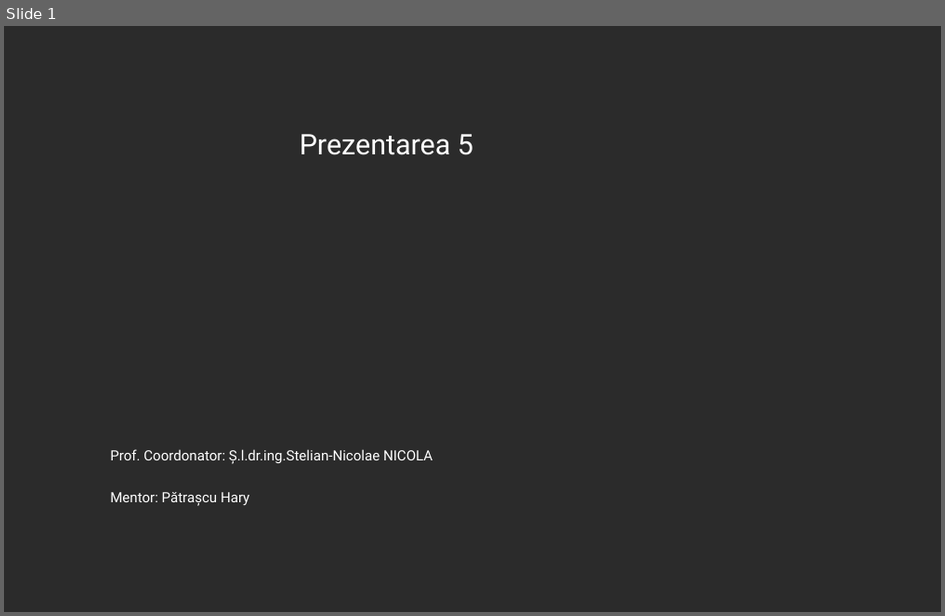
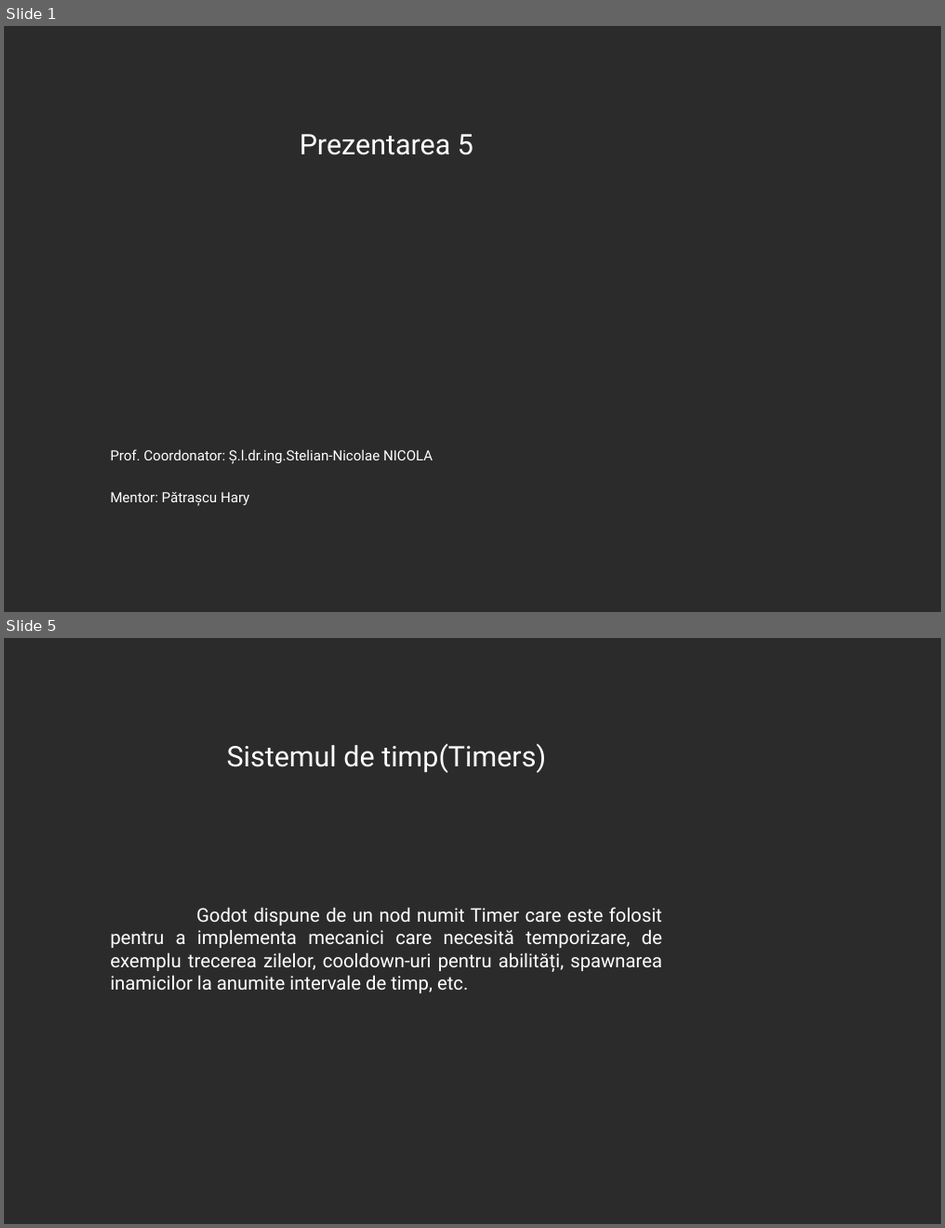
Before and after one commit to 0xspiderr/gdc-upt-presentations, a slide deck: presentation_5/presentation_5.odp. Shown one above the other, each under a label of ours: slide 1 before the commit, slides 1 and 5 after it; the slides between them are not shown. The pictures are 945x616 and 945x1228 pixels, drawn with LibreOffice and Linux fonts; fonts in the diff are those of the drawing; background and template pictures are left out; a plain dark background stands for a picture behind light text. Boxes give left, top, right and bottom in pixels: in the first picture for what was removed or moved away, otherwise in the second. Text is boxed around its words. In the diff, an @@ line names an element or a change of style, - is before the commit and + after.

```diff
--- a/presentation_5/presentation_5.odp
+++ b/presentation_5/presentation_5.odp
@@ slide 5 added at [4, 638, 941, 1224], background picture (left out) @@
@@ title added at [227, 744, 546, 773], 24 pt, text #FFFFFF @@
+Sistemul de timp(Timers)
@@ text added at [110, 907, 662, 993], 16 pt, text #FFFFFF @@
+Godot dispune de un nod numit Timer care este folosit pentru a implementa mecanici care necesită temporizare, de exemplu trecerea zilelor, cooldown-uri pentru abilități, spawnarea inamicilor la anumite intervale de timp, etc.
```
Also in this commit, not shown: 24 other slides added, 1 other file.
